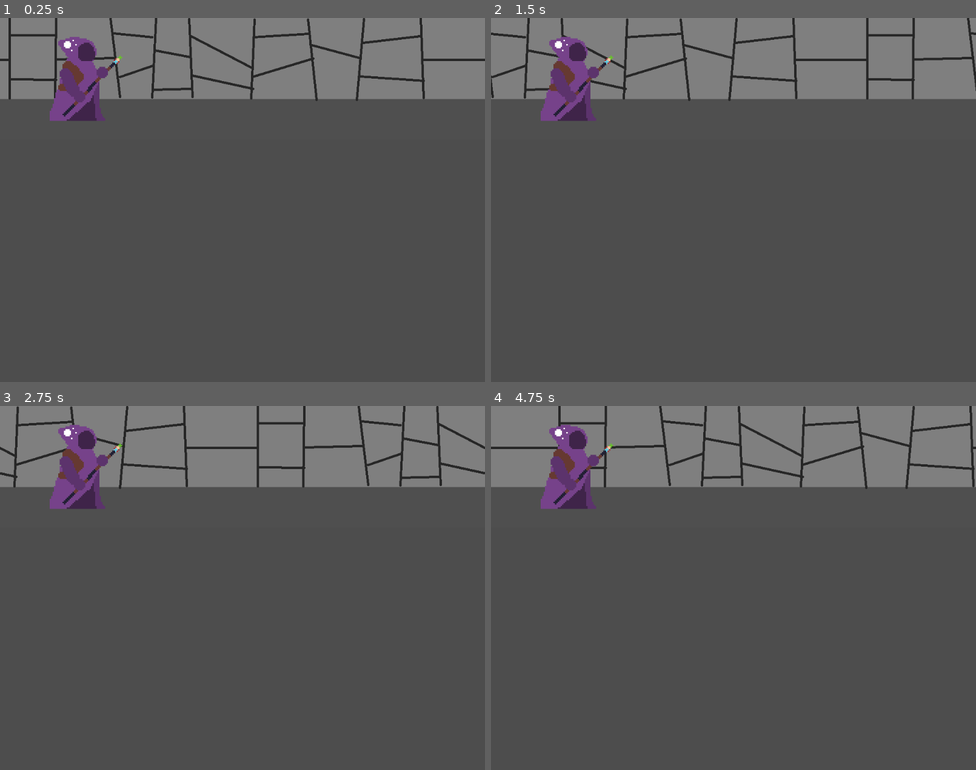
Above: before the commit, frames 1-4 (two rows, left to right).
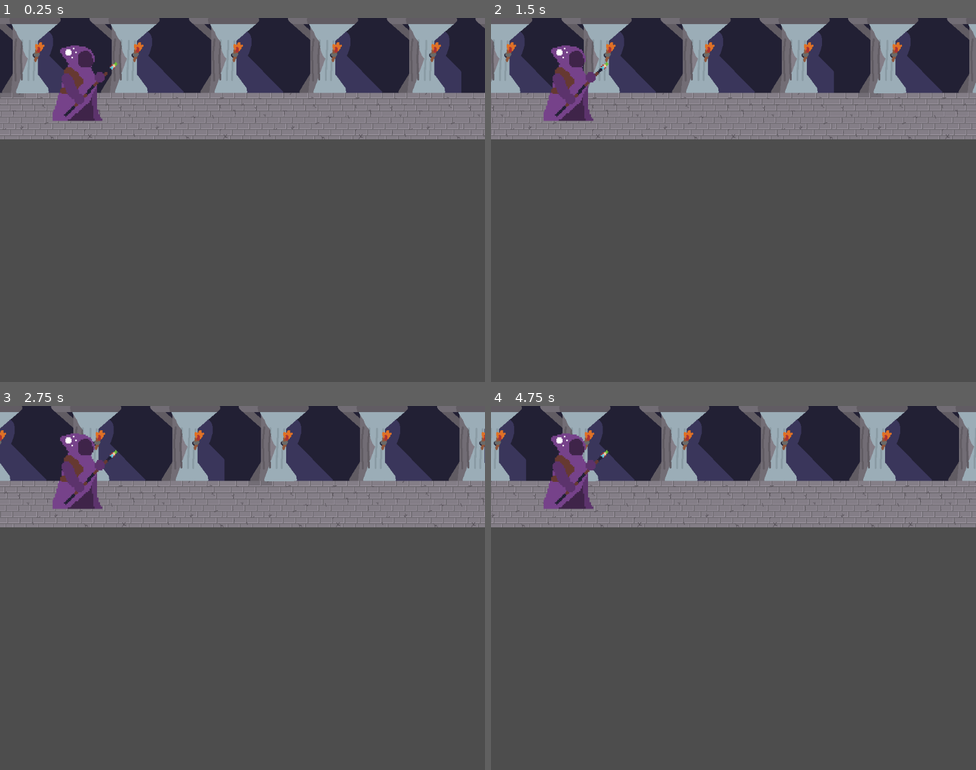
Above: after the commit, the same moments.

Repository: Mr-GEM-Bones/Cauldron-Game
Game: Godot game, scene res://Scenes/overworld/overworld.tscn
Same seed, same stepped clock (60 frames per second), same inputs: the game is played once before the commit and once after it. The project has no main scene, so this scene is started directly.
Inputs (mouse positions are in pixels of both pictures, inside the frame that each line leads up to):
- Up to frame 1 (0.25 s): no input
- Up to frame 2 (1.5 s): tap Enter at 0.5 s; move the mouse to (840, 181) at 0.52 s; hold Right (ui_right) 0.53-1.25 s; hold T 0.53-1.25 s; click (840, 181) at 0.67 s; tap W at 0.77, 0.8, 1.07 s; drag from (636, 218) to (709, 272) at 1.27 s
- Up to frame 3 (2.75 s): move the mouse to (291, 507) at 2.02 s; hold Left (ui_left) from 2.03 s (still down); hold T from 2.03 s (still down); tap W at 2.3 s
- Up to frame 4 (4.75 s): release Left (ui_left) at 2.75 s; release T at 2.75 s; drag from (709, 660) to (588, 533) at 2.77 s; move the mouse to (879, 642) at 3.52 s; hold Right (ui_right) 3.53-4.25 s; hold W 3.53-4.25 s; drag from (588, 533) to (660, 497) at 4.27 s

The runs differ from the first frame. In frame 1, 29% of the frame differs, in the area x 0-100%, y 0-34%; in frame 2, 29%; in frame 3, 29%; in frame 4, 29%.

Commit message:
Overworld Updates

Diff:
--- a/Scenes/overworld/overworld.gd
+++ b/Scenes/overworld/overworld.gd
@@ -1,6 +1,10 @@
 extends Node
 
 var walking = true
+var combat = false
+@onready var timer = $EnemyTimer
+@onready var enemy_anim = $EnemyPath/EnemyAnimation
+@onready var potion_anim = $Wizard/PotionAnimation
 
 # Called when the node enters the scene tree for the first time.
 func _ready():
@@ -8,5 +12,47 @@
 
 # Called every frame. 'delta' is the elapsed time since the previous frame.
 func _process(delta):
+
+	#toggle combat
+
+
+	#make background move while walking
 	if walking == true:
 		$ParallaxBackground.scroll_offset.x -= 200 * delta
+
+func _input(_ev):
+	#start and stop walking
+
+	#if Input.is_key_pressed(KEY_W):
+	#	if walking == true:
+	#		walking = false
+	#	elif walking == false and anim.is_playing() == false:
+	#		walking = true
+
+	#throw poiton
+	if Input.is_key_pressed(KEY_T) and combat == true and potion_anim.is_playing() == false:
+		$Wizard.throw_potion()
+
+
+func end_combat():
+	timer.wait_time = 6
+	combat = false
+	enemy_anim.play("RESET")
+	walking = true
+	timer.paused = false
+	print(timer.wait_time)
+
+
+func _on_enemy_timer_timeout():
+	enemy_anim.play("enemy_animation")
+	timer.paused = true
+
+func _on_enemy_animation_animation_finished(anim_name):
+	if anim_name == "enemy_animation":
+		combat = true
+		walking = false
+		print(anim_name)
+
+
+func _on_wizard_sig_end_combat():
+	end_combat()
--- a/Scenes/overworld/overworld.tscn
+++ b/Scenes/overworld/overworld.tscn
@@ -1,8 +1,120 @@
-[gd_scene load_steps=4 format=3 uid="uid://d0wn8n02paano"]
+[gd_scene load_steps=14 format=3 uid="uid://d0wn8n02paano"]
 
 [ext_resource type="Script" path="res://Scenes/overworld/overworld.gd" id="1_3jlej"]
-[ext_resource type="Texture2D" uid="uid://dfpttwf2n7ocy" path="res://Scenes/overworld/assets/temp_background.png" id="1_m3l8x"]
+[ext_resource type="Texture2D" uid="uid://b3sj5d6ry3hg0" path="res://Scenes/overworld/assets/scrollingbackground.png" id="2_ih614"]
 [ext_resource type="PackedScene" uid="uid://nokuyq8rvsc6" path="res://entities/wizard/wizard.tscn" id="3_58bl2"]
+[ext_resource type="PackedScene" uid="uid://c5ahokv50m752" path="res://entities/thrown/thrown_potion.tscn" id="4_epm0r"]
+[ext_resource type="PackedScene" uid="uid://br4y5vk362mc4" path="res://entities/enemy/enemy.tscn" id="5_yl8s0"]
+
+[sub_resource type="Curve2D" id="Curve2D_ftfri"]
+bake_interval = 80.0
+_data = {
+"points": PackedVector2Array(0, 0, 0, 0, -4, 10, -272.357, 0.943874, 272.357, -0.943874, 420, -90, 0, 0, 0, 0, 820, 10)
+}
+point_count = 3
+
+[sub_resource type="Animation" id="Animation_2qnr1"]
+resource_name = "potion_throw"
+tracks/0/type = "value"
+tracks/0/imported = false
+tracks/0/enabled = true
+tracks/0/path = NodePath("PathFollow2D:progress_ratio")
+tracks/0/interp = 1
+tracks/0/loop_wrap = true
+tracks/0/keys = {
+"times": PackedFloat32Array(0, 1),
+"transitions": PackedFloat32Array(1, 1),
+"update": 0,
+"values": [0.0, 1.0]
+}
+tracks/1/type = "value"
+tracks/1/imported = false
+tracks/1/enabled = true
+tracks/1/path = NodePath("PathFollow2D/ThrownPotion:rotation")
+tracks/1/interp = 1
+tracks/1/loop_wrap = true
+tracks/1/keys = {
+"times": PackedFloat32Array(0, 1),
+"transitions": PackedFloat32Array(1, -0.5),
+"update": 0,
+"values": [0.0, 6.98132]
+}
+
+[sub_resource type="Animation" id="Animation_i6fsv"]
+length = 0.001
+tracks/0/type = "value"
+tracks/0/imported = false
+tracks/0/enabled = true
+tracks/0/path = NodePath("PathFollow2D:progress_ratio")
+tracks/0/interp = 1
+tracks/0/loop_wrap = true
+tracks/0/keys = {
+"times": PackedFloat32Array(0),
+"transitions": PackedFloat32Array(1),
+"update": 0,
+"values": [0.0]
+}
+tracks/1/type = "value"
+tracks/1/imported = false
+tracks/1/enabled = true
+tracks/1/path = NodePath("PathFollow2D/ThrownPotion:rotation")
+tracks/1/interp = 1
+tracks/1/loop_wrap = true
+tracks/1/keys = {
+"times": PackedFloat32Array(0),
+"transitions": PackedFloat32Array(1),
+"update": 0,
+"values": [0.0]
+}
+
+[sub_resource type="AnimationLibrary" id="AnimationLibrary_0kowt"]
+_data = {
+"RESET": SubResource("Animation_i6fsv"),
+"potion_throw": SubResource("Animation_2qnr1")
+}
+
+[sub_resource type="Curve2D" id="Curve2D_3hn8q"]
+_data = {
+"points": PackedVector2Array(0, 0, 0, 0, 278, 0, 0, 0, 0, 0, 0, 0)
+}
+point_count = 2
+
+[sub_resource type="Animation" id="Animation_lepx1"]
+resource_name = "enemy_animation"
+length = 2.0
+tracks/0/type = "value"
+tracks/0/imported = false
+tracks/0/enabled = true
+tracks/0/path = NodePath("EnemyPathFollow:progress_ratio")
+tracks/0/interp = 1
+tracks/0/loop_wrap = true
+tracks/0/keys = {
+"times": PackedFloat32Array(0, 2),
+"transitions": PackedFloat32Array(1, 1),
+"update": 0,
+"values": [0.0, 1.0]
+}
+
+[sub_resource type="Animation" id="Animation_5fbgw"]
+length = 0.001
+tracks/0/type = "value"
+tracks/0/imported = false
+tracks/0/enabled = true
+tracks/0/path = NodePath("EnemyPathFollow:progress_ratio")
+tracks/0/interp = 1
+tracks/0/loop_wrap = true
+tracks/0/keys = {
+"times": PackedFloat32Array(0),
+"transitions": PackedFloat32Array(1),
+"update": 0,
+"values": [0.0]
+}
+
+[sub_resource type="AnimationLibrary" id="AnimationLibrary_oexum"]
+_data = {
+"RESET": SubResource("Animation_5fbgw"),
+"enemy_animation": SubResource("Animation_lepx1")
+}
 
 [node name="Overworld" type="Node"]
 script = ExtResource("1_3jlej")
@@ -12,10 +124,64 @@
 [node name="ParallaxLayer" type="ParallaxLayer" parent="ParallaxBackground"]
 motion_scale = Vector2(1, 0)
 motion_mirroring = Vector2(1024, 0)
+metadata/_edit_lock_ = true
 
 [node name="Sprite2D" type="Sprite2D" parent="ParallaxBackground/ParallaxLayer"]
 position = Vector2(512, 128)
-texture = ExtResource("1_m3l8x")
+texture = ExtResource("2_ih614")
+metadata/_edit_lock_ = true
 
 [node name="Wizard" parent="." instance=ExtResource("3_58bl2")]
 position = Vector2(162, 217)
+scale = Vector2(0.9, 0.9)
+metadata/_edit_lock_ = true
+
+[node name="Path2D" type="Path2D" parent="Wizard"]
+position = Vector2(-61.0474, -100)
+scale = Vector2(0.94957, 1)
+curve = SubResource("Curve2D_ftfri")
+
+[node name="PathFollow2D" type="PathFollow2D" parent="Wizard/Path2D"]
+position = Vector2(-4, 10)
+rotation = -0.231616
+scale = Vector2(1, 1)
+loop = false
+
+[node name="ThrownPotion" parent="Wizard/Path2D/PathFollow2D" instance=ExtResource("4_epm0r")]
+visible = false
+position = Vector2(6.1887, -8.81476)
+scale = Vector2(1, 1)
+
+[node name="PotionAnimation" type="AnimationPlayer" parent="Wizard"]
+root_node = NodePath("../Path2D")
+libraries = {
+"": SubResource("AnimationLibrary_0kowt")
+}
+
+[node name="EnemyPath" type="Path2D" parent="."]
+position = Vector2(845, 217)
+curve = SubResource("Curve2D_3hn8q")
+metadata/_edit_lock_ = true
+
+[node name="EnemyPathFollow" type="PathFollow2D" parent="EnemyPath"]
+position = Vector2(278, 0)
+rotation = 3.14159
+rotates = false
+loop = false
+
+[node name="Enemy" parent="EnemyPath/EnemyPathFollow" instance=ExtResource("5_yl8s0")]
+rotation = 3.14159
+
+[node name="EnemyAnimation" type="AnimationPlayer" parent="EnemyPath"]
+libraries = {
+"": SubResource("AnimationLibrary_oexum")
+}
+
+[node name="EnemyTimer" type="Timer" parent="."]
+wait_time = 6.0
+autostart = true
+
+[connection signal="sig_end_combat" from="Wizard" to="." method="_on_wizard_sig_end_combat"]
+[connection signal="animation_finished" from="Wizard/PotionAnimation" to="Wizard" method="_on_potion_animation_animation_finished"]
+[connection signal="animation_finished" from="EnemyPath/EnemyAnimation" to="." method="_on_enemy_animation_animation_finished"]
+[connection signal="timeout" from="EnemyTimer" to="." method="_on_enemy_timer_timeout"]
--- /dev/null
+++ b/entities/enemy/enemy.gd
@@ -0,0 +1,11 @@
+extends Node2D
+
+
+# Called when the node enters the scene tree for the first time.
+func _ready():
+	$Sprite2D.play("slime")
+
+
+# Called every frame. 'delta' is the elapsed time since the previous frame.
+func _process(delta):
+	pass
--- /dev/null
+++ b/entities/enemy/enemy.tscn
@@ -0,0 +1,48 @@
+[gd_scene load_steps=8 format=3 uid="uid://br4y5vk362mc4"]
+
+[ext_resource type="Script" path="res://entities/enemy/enemy.gd" id="1_adqxc"]
+[ext_resource type="Texture2D" uid="uid://u6h2b5q0ap2l" path="res://entities/enemy/assets/sillylilguy.png" id="1_g1o2v"]
+
+[sub_resource type="AtlasTexture" id="AtlasTexture_d0bpm"]
+atlas = ExtResource("1_g1o2v")
+region = Rect2(0, 0, 128, 128)
+
+[sub_resource type="AtlasTexture" id="AtlasTexture_j53ck"]
+atlas = ExtResource("1_g1o2v")
+region = Rect2(128, 0, 128, 128)
+
+[sub_resource type="AtlasTexture" id="AtlasTexture_pgowr"]
+atlas = ExtResource("1_g1o2v")
+region = Rect2(256, 0, 128, 128)
+
+[sub_resource type="AtlasTexture" id="AtlasTexture_g4f4q"]
+atlas = ExtResource("1_g1o2v")
+region = Rect2(128, 0, 128, 128)
+
+[sub_resource type="SpriteFrames" id="SpriteFrames_fff4m"]
+animations = [{
+"frames": [{
+"duration": 1.0,
+"texture": SubResource("AtlasTexture_d0bpm")
+}, {
+"duration": 1.0,
+"texture": SubResource("AtlasTexture_j53ck")
+}, {
+"duration": 1.0,
+"texture": SubResource("AtlasTexture_pgowr")
+}, {
+"duration": 1.0,
+"texture": SubResource("AtlasTexture_g4f4q")
+}],
+"loop": true,
+"name": &"slime",
+"speed": 6.0
+}]
+
+[node name="Enemy" type="Node2D"]
+script = ExtResource("1_adqxc")
+
+[node name="Sprite2D" type="AnimatedSprite2D" parent="."]
+position = Vector2(0, -64)
+sprite_frames = SubResource("SpriteFrames_fff4m")
+animation = &"slime"
--- /dev/null
+++ b/entities/thrown/thrown_potion.tscn
@@ -0,0 +1,9 @@
+[gd_scene load_steps=2 format=3 uid="uid://c5ahokv50m752"]
+
+[ext_resource type="Texture2D" uid="uid://d3iayqay2dm4m" path="res://entities/thrown/assets/potiontesttemplate.png" id="1_7gobb"]
+
+[node name="ThrownPotion" type="Node2D"]
+
+[node name="TempPotion" type="Sprite2D" parent="."]
+scale = Vector2(0.5, 0.5)
+texture = ExtResource("1_7gobb")
--- a/entities/wizard/wizard.gd
+++ b/entities/wizard/wizard.gd
@@ -1,11 +1,25 @@
 extends Node2D
 
-
+@onready var potion_sprite = $Path2D/PathFollow2D/ThrownPotion
+@onready var anim = $PotionAnimation
+signal sig_end_combat
 # Called when the node enters the scene tree for the first time.
 func _ready():
 	pass # Replace with function body.
 
 
 # Called every frame. 'delta' is the elapsed time since the previous frame.
-func _process(delta):
+func _process(_delta):
 	pass
+
+
+func throw_potion():
+	potion_sprite.visible = true
+	anim.play("potion_throw")
+	#if anim.animation_finished("potion_throw"):
+		#pass
+
+
+func _on_potion_animation_animation_finished(_anim_name):
+	potion_sprite.visible = false
+	emit_signal("sig_end_combat")
Binary file added: Scenes/overworld/assets/scrollingbackground-sheet.png
Not shown, added: Scenes/overworld/assets/scrollingbackground-sheet.png.import
Binary file added: Scenes/overworld/assets/scrollingbackground.png
Not shown, added: Scenes/overworld/assets/scrollingbackground.png.import
Binary file added: entities/enemy/assets/sillylilguy.png
Not shown, added: entities/enemy/assets/sillylilguy.png.import
Binary file added: entities/thrown/assets/potiontesttemplate.png
Not shown, added: entities/thrown/assets/potiontesttemplate.png.import
Binary file added: entities/thrown/assets/temp_potion.png
Not shown, added: entities/thrown/assets/temp_potion.png.import
Binary file added: entities/thrown/scrollingbackground.png
Not shown, added: entities/thrown/scrollingbackground.png.import
